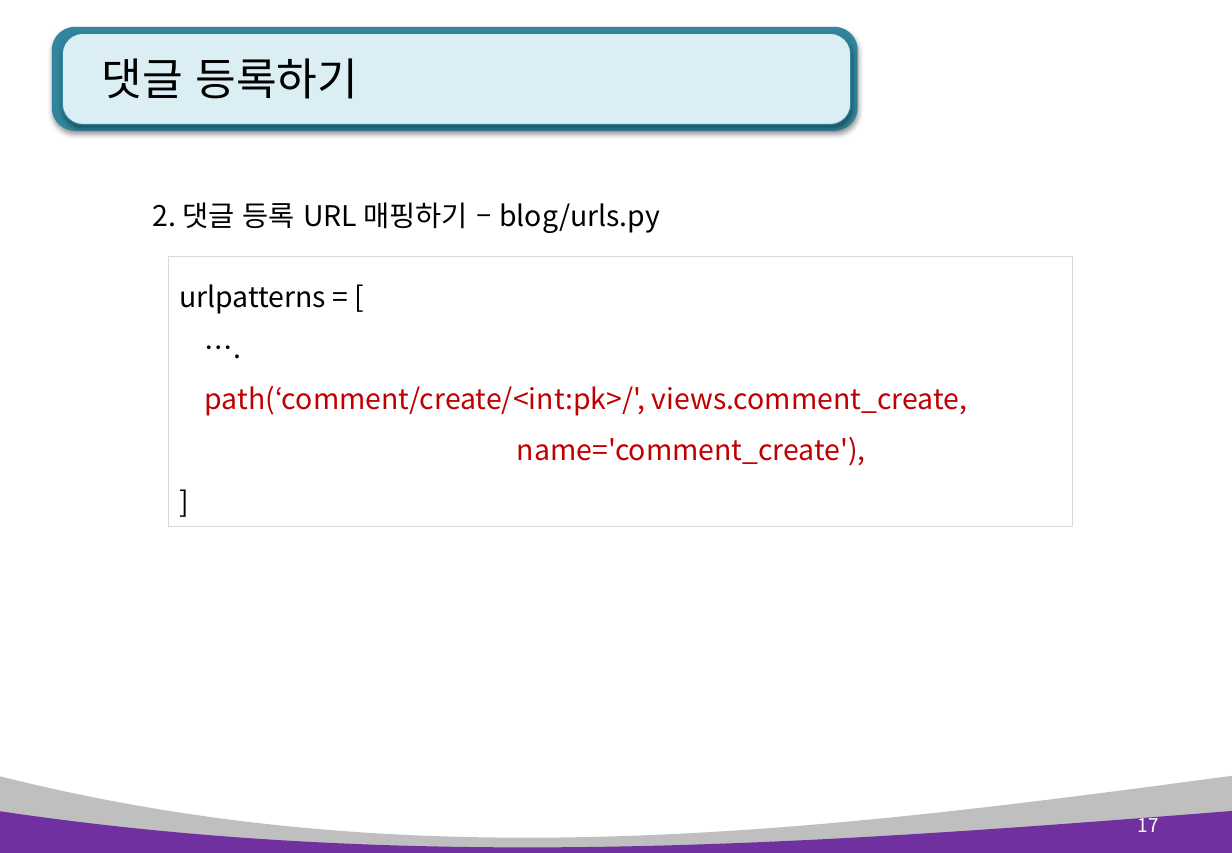
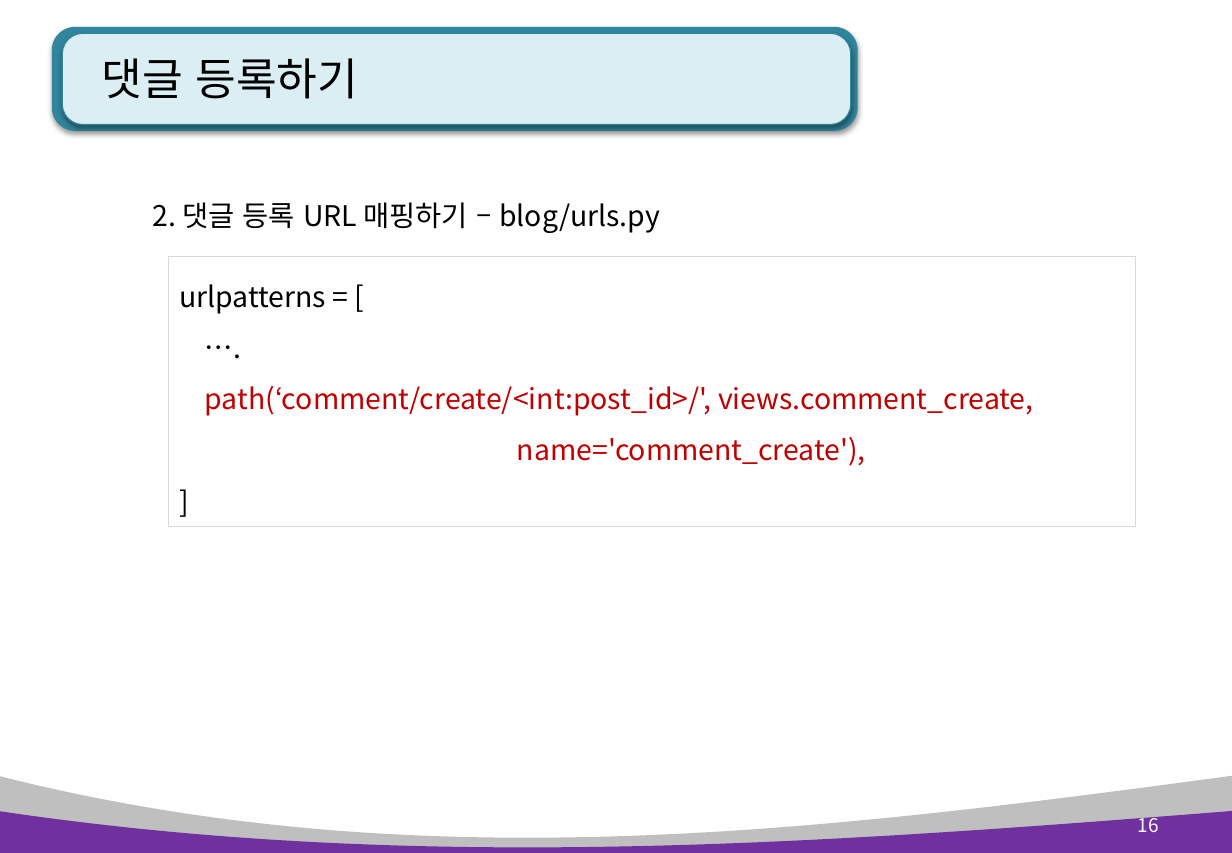
Before and after one commit to kiyongee2/green_project_web, a slide deck: slide 16 of django_ppt/blog_ppt/5장. blog 페이지, 검색 및 댓글.pptx (slide 17 before the commit). Drawn at 1232x853 pixels with LibreOffice and Linux fonts; fonts in the diff are those of the drawing. Boxes give left, top, right and bottom in pixels: in the first picture for what was removed or moved away, otherwise in the second. Text is boxed around its words. In the diff, an @@ line names an element or a change of style, - is before the commit and + after.

```diff
--- a/django_ppt/blog_ppt/5장. blog 페이지, 검색 및 댓글.pptx
+++ b/django_ppt/blog_ppt/5장. blog 페이지, 검색 및 댓글.pptx
@@ rectangle "urlpatterns = [": place and size @@
-rectangle "urlpatterns = [" at [168, 256, 1073, 526]
+rectangle "urlpatterns = [" at [168, 256, 1135, 526]
@@ text in rectangle at [205, 386, 1033, 416]: text changed @@
-path(‘comment/create/<int:pk>/', views.comment_create,
+path(‘comment/create/<int:post_id>/', views.comment_create,
@@ page number at [1138, 813, 1159, 832]: text changed @@
-17
+16
```
Also in this commit, not shown: 11 other slides changed, 2 slides removed, 9 other files.
